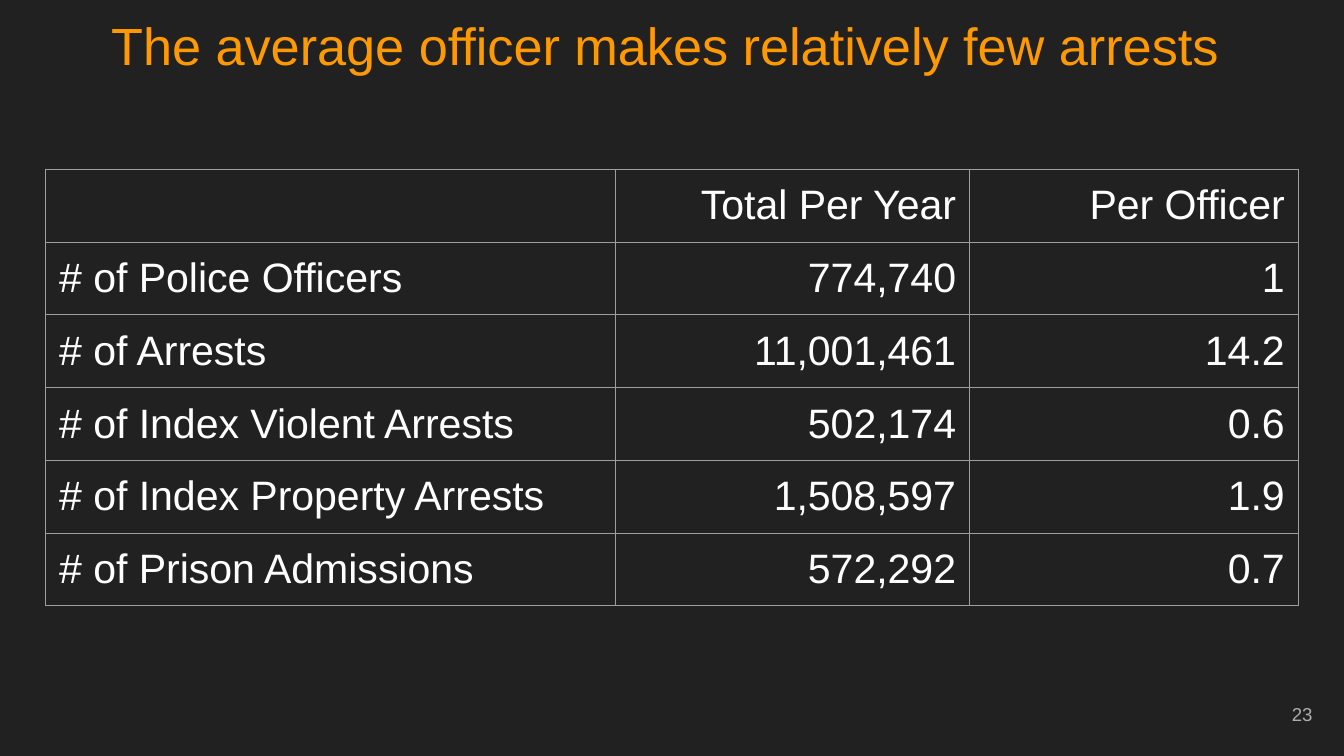
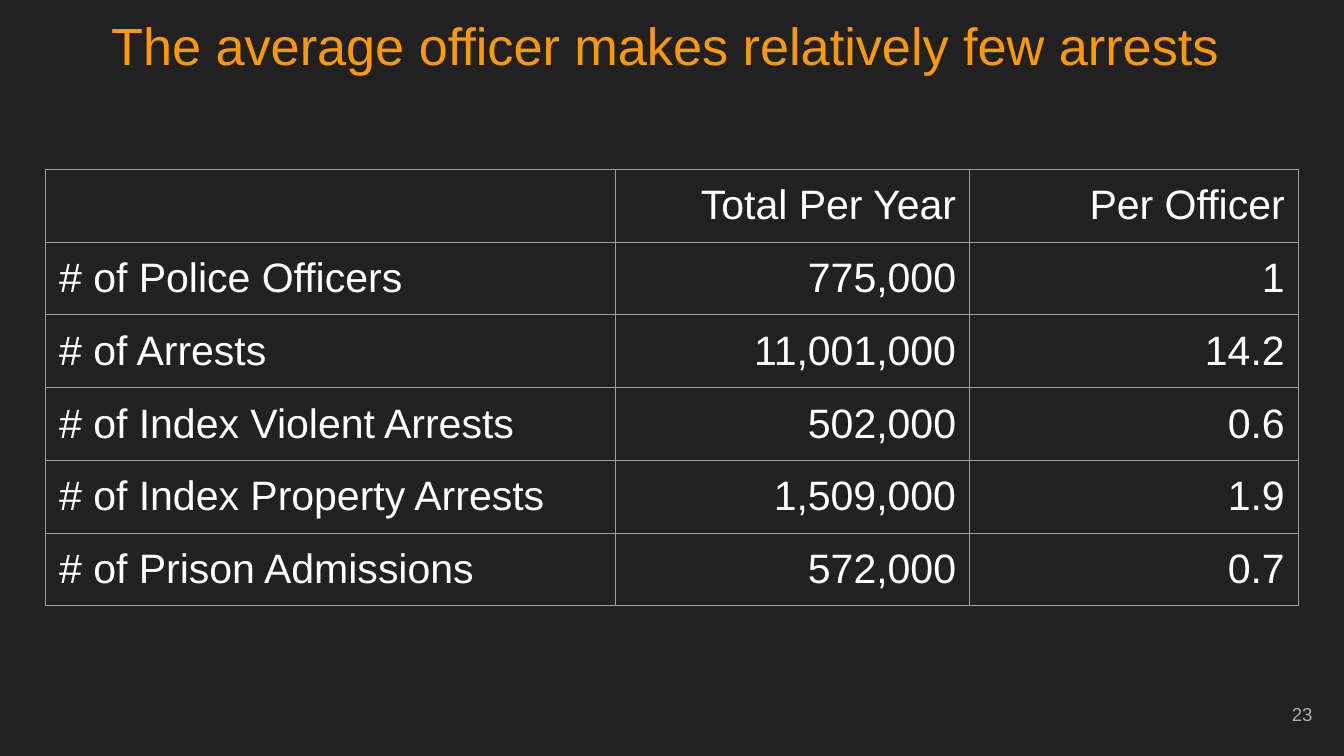
Before and after one commit to jacobkap/crimedatatool, a slide deck: slide 23 of kaplan_job_talk.pptx. Drawn at 1344x756 pixels with LibreOffice and Linux fonts; fonts in the diff are those of the drawing. Boxes give left, top, right and bottom in pixels: in the first picture for what was removed or moved away, otherwise in the second. Text is boxed around its words. In the diff, an @@ line names an element or a change of style, - is before the commit and + after.

```diff
--- a/kaplan_job_talk.pptx
+++ b/kaplan_job_talk.pptx
@@ table at (46,169,1298,610) @@
-row 2, column 2: 774,740
+row 2, column 2: 775,000
-row 3, column 2: 11,001,461
+row 3, column 2: 11,001,000
-row 4, column 2: 502,174
+row 4, column 2: 502,000
-row 5, column 2: 1,508,597
+row 5, column 2: 1,509,000
-row 6, column 2: 572,292
+row 6, column 2: 572,000
```
Also in this commit, not shown: 3 other slides changed.
